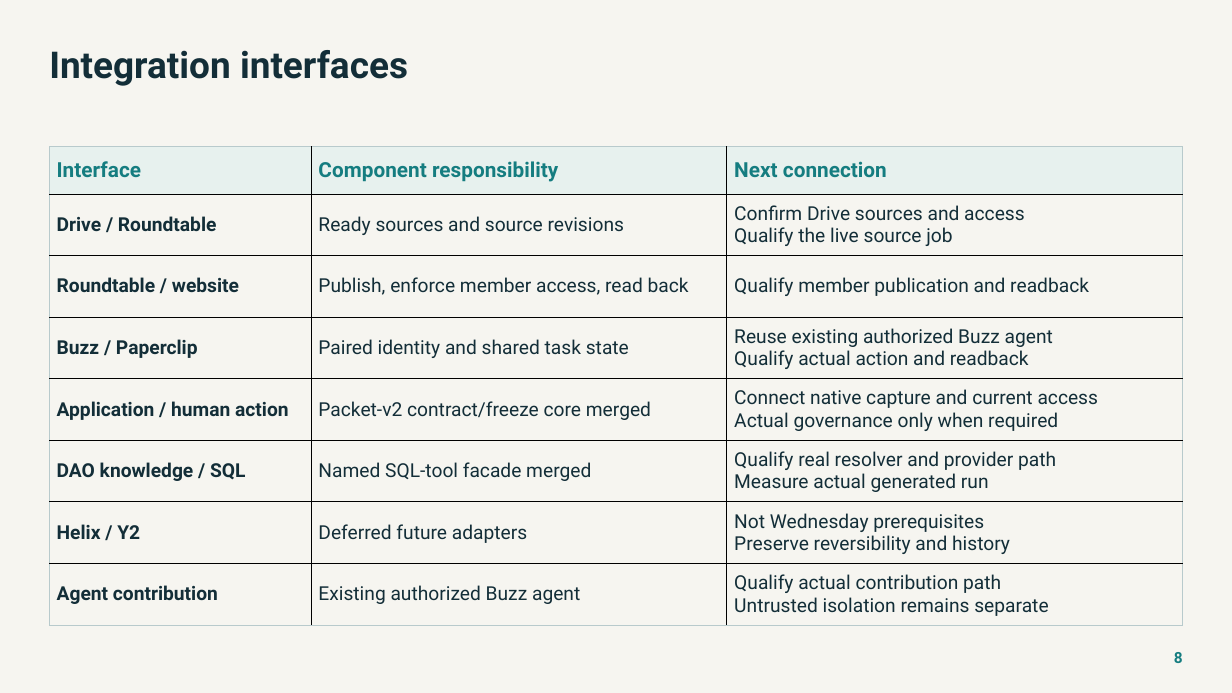
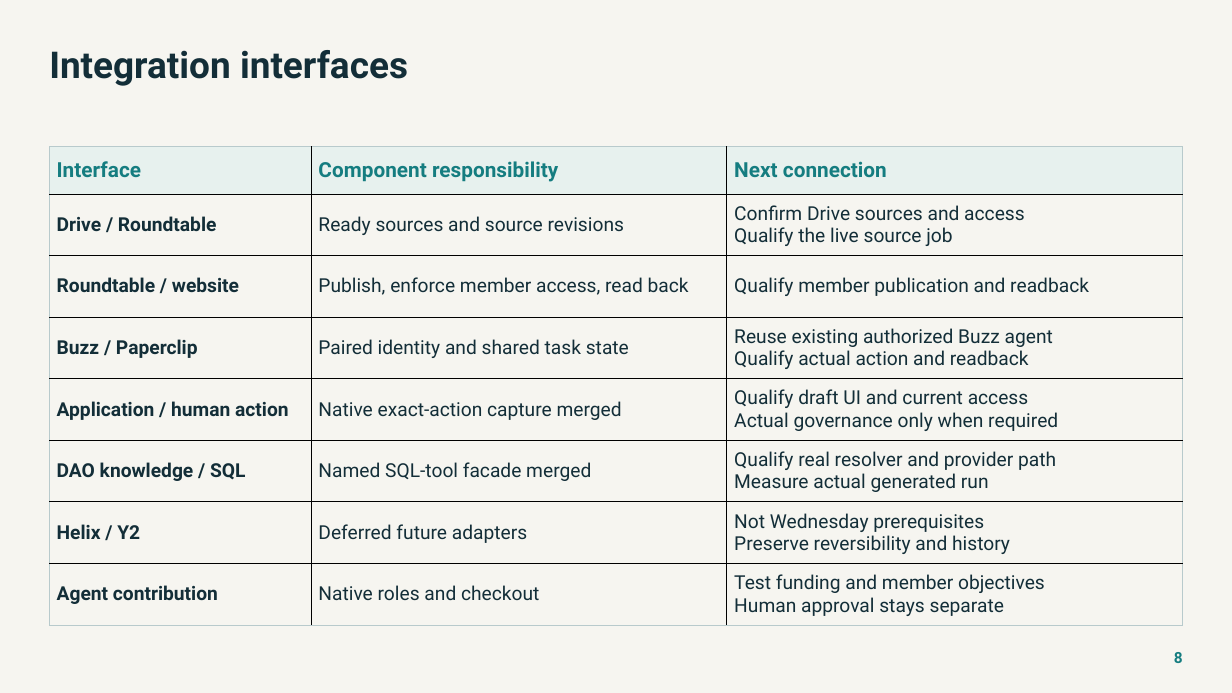
Before and after one commit to NetRxn/Inertia, a slide deck: slide 8 of Inertia-Architecture.pptx. Drawn at 1232x693 pixels with LibreOffice and Linux fonts; fonts in the diff are those of the drawing. Boxes give left, top, right and bottom in pixels: in the first picture for what was removed or moved away, otherwise in the second. Text is boxed around its words. In the diff, an @@ line names an element or a change of style, - is before the commit and + after.

```diff
--- a/Inertia-Architecture.pptx
+++ b/Inertia-Architecture.pptx
@@ table at bbox=[50, 146, 1182, 625] @@
-row 5, column 2: Packet-v2 contract/freeze core merged
+row 5, column 2: Native exact-action capture merged
-row 5, column 3: Connect native capture and current access / Actual governance only when required
+row 5, column 3: Qualify draft UI and current access / Actual governance only when required
-row 8, column 2: Existing authorized Buzz agent
+row 8, column 2: Native roles and checkout
-row 8, column 3: Qualify actual contribution path / Untrusted isolation remains separate
+row 8, column 3: Test funding and member objectives / Human approval stays separate
```
Also in this commit, not shown: 5 other slides changed, 22 other files.
